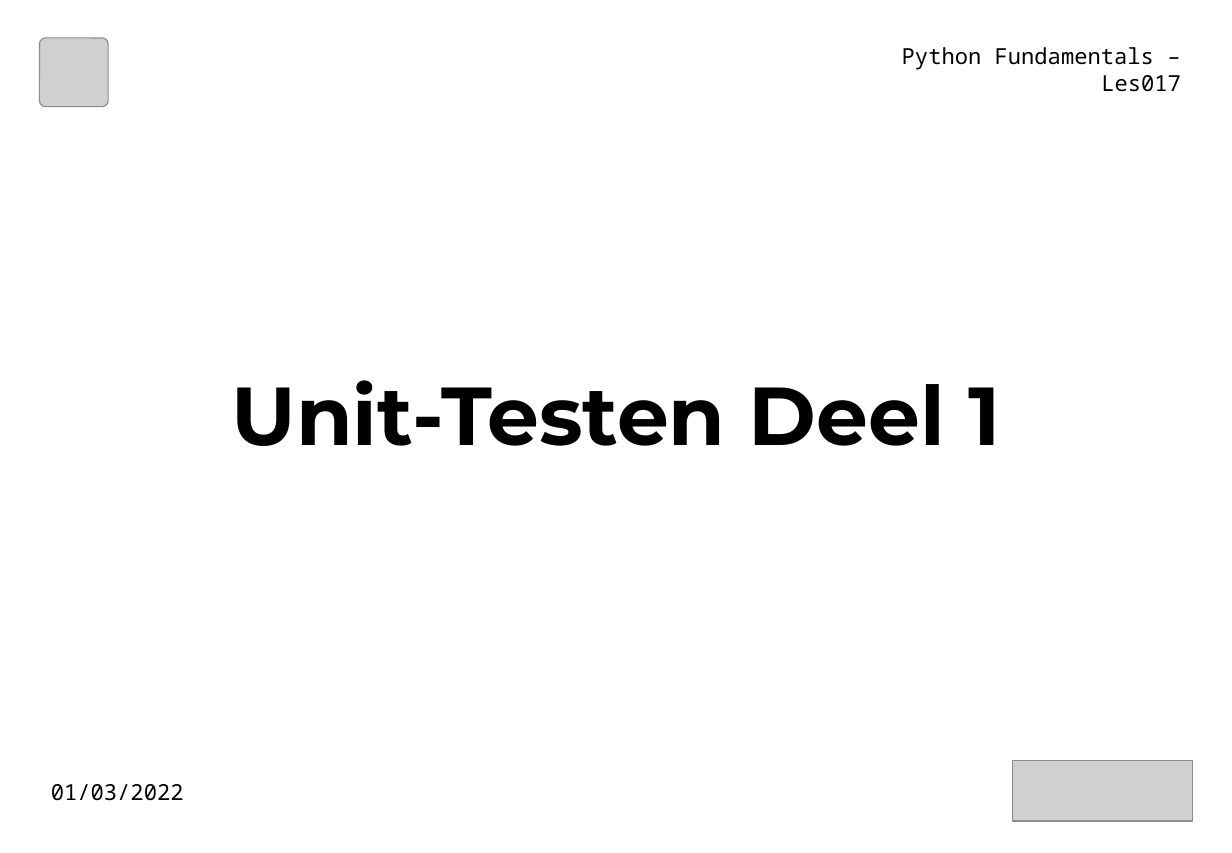
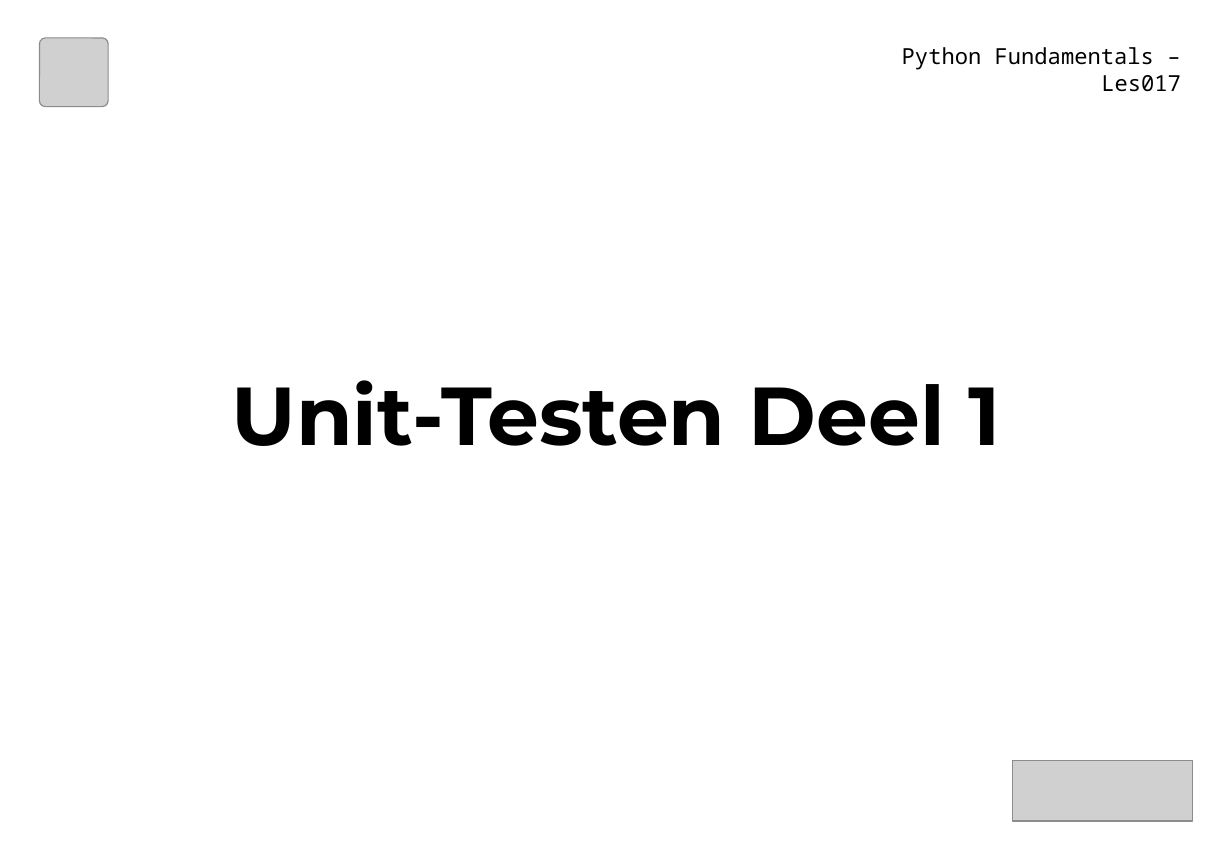
Before and after one commit to yilmazchef/python-notebooks, a slide deck: slide 6 of Presentations/Nederlands/07 - Errors, exception behandeling en testing.pptx. Drawn at 1232x853 pixels with LibreOffice and Linux fonts; fonts in the diff are those of the drawing; grey boxes stand for pictures. Boxes give left, top, right and bottom in pixels: in the first picture for what was removed or moved away, otherwise in the second. Text is boxed around its words. In the diff, an @@ line names an element or a change of style, - is before the commit and + after.

```diff
--- a/Presentations/Nederlands/07 - Errors, exception behandeling en testing.pptx
+++ b/Presentations/Nederlands/07 - Errors, exception behandeling en testing.pptx
@@ text removed at (51, 784, 184, 801) @@
-01/03/2022
```
Also in this commit, not shown: 8 other slides changed, 26 other files.
